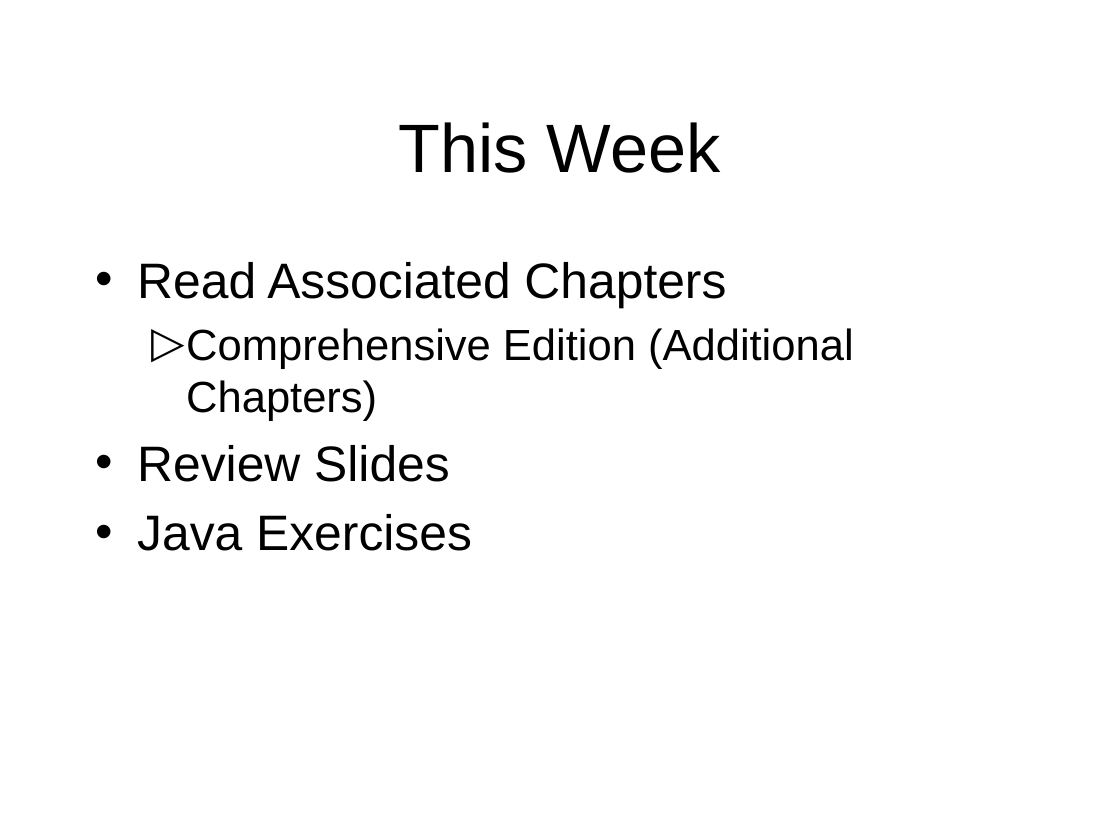
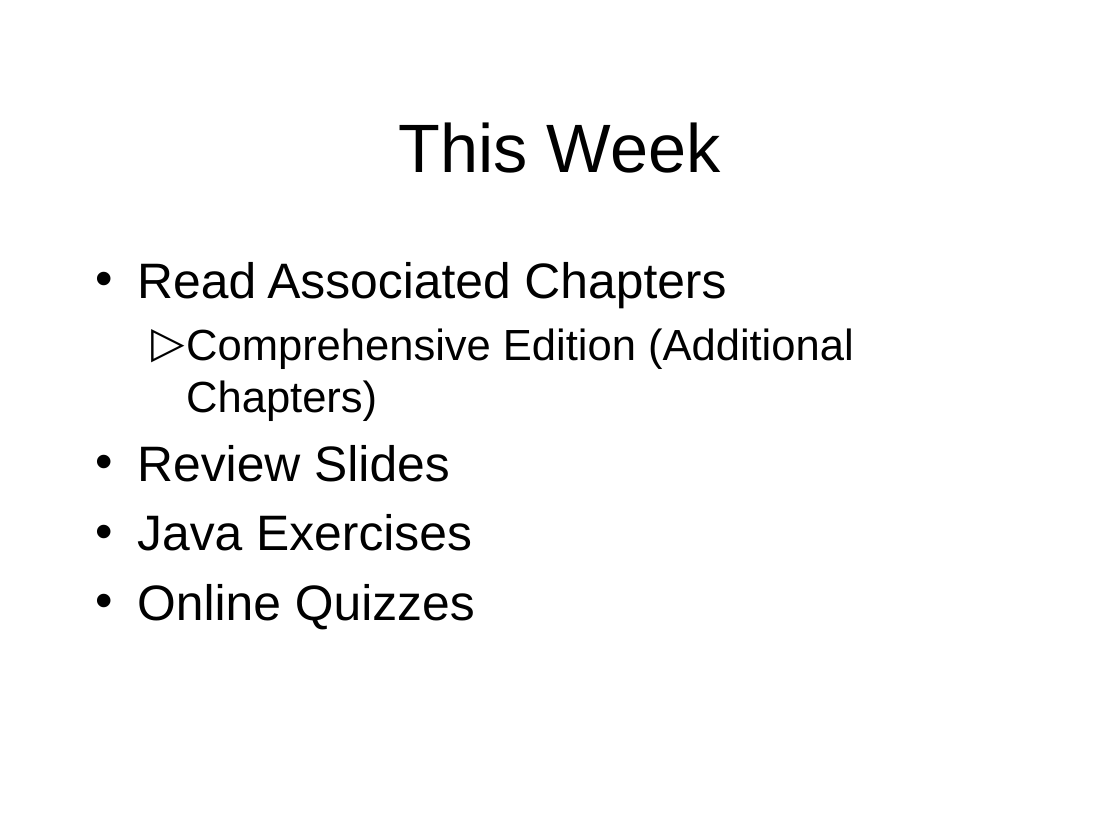
Before and after one commit to octaviordz/zjnu2017.github.io, a slide deck: slide 31 of OOP/lectures/080--Graphics.pptx (slide 4 before the commit). Drawn at 1120x840 pixels with LibreOffice and Linux fonts; fonts in the diff are those of the drawing. Boxes give left, top, right and bottom in pixels: in the first picture for what was removed or moved away, otherwise in the second. Text is boxed around its words. In the diff, an @@ line names an element or a change of style, - is before the commit and + after.

```diff
--- a/OOP/lectures/080--Graphics.pptx
+++ b/OOP/lectures/080--Graphics.pptx
@@ text at <box>137,584,475,630</box>: paragraph added @@
+• Online Quizzes
```
Also in this commit, not shown: 2 other slides changed, 29 slides added, 1 slide removed, 1 other file.
